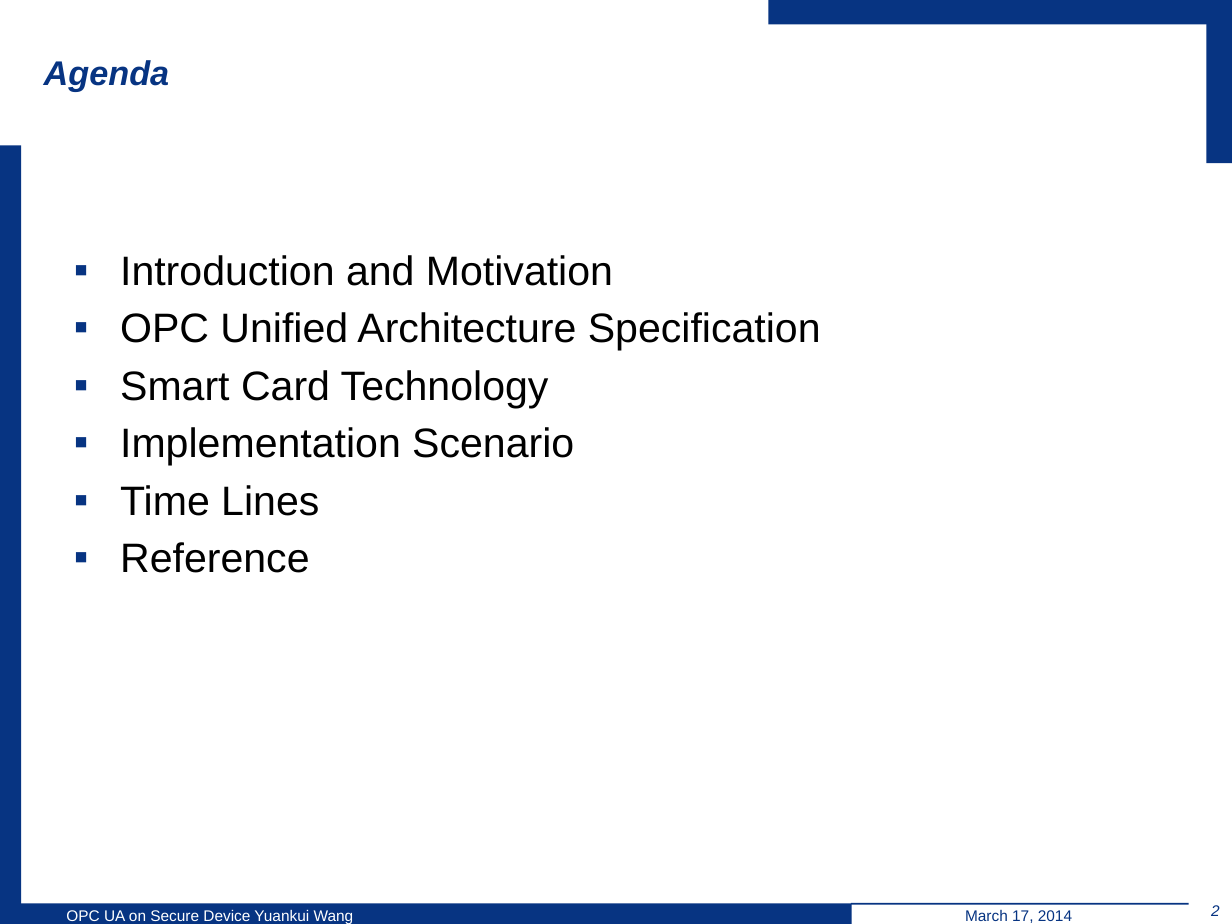
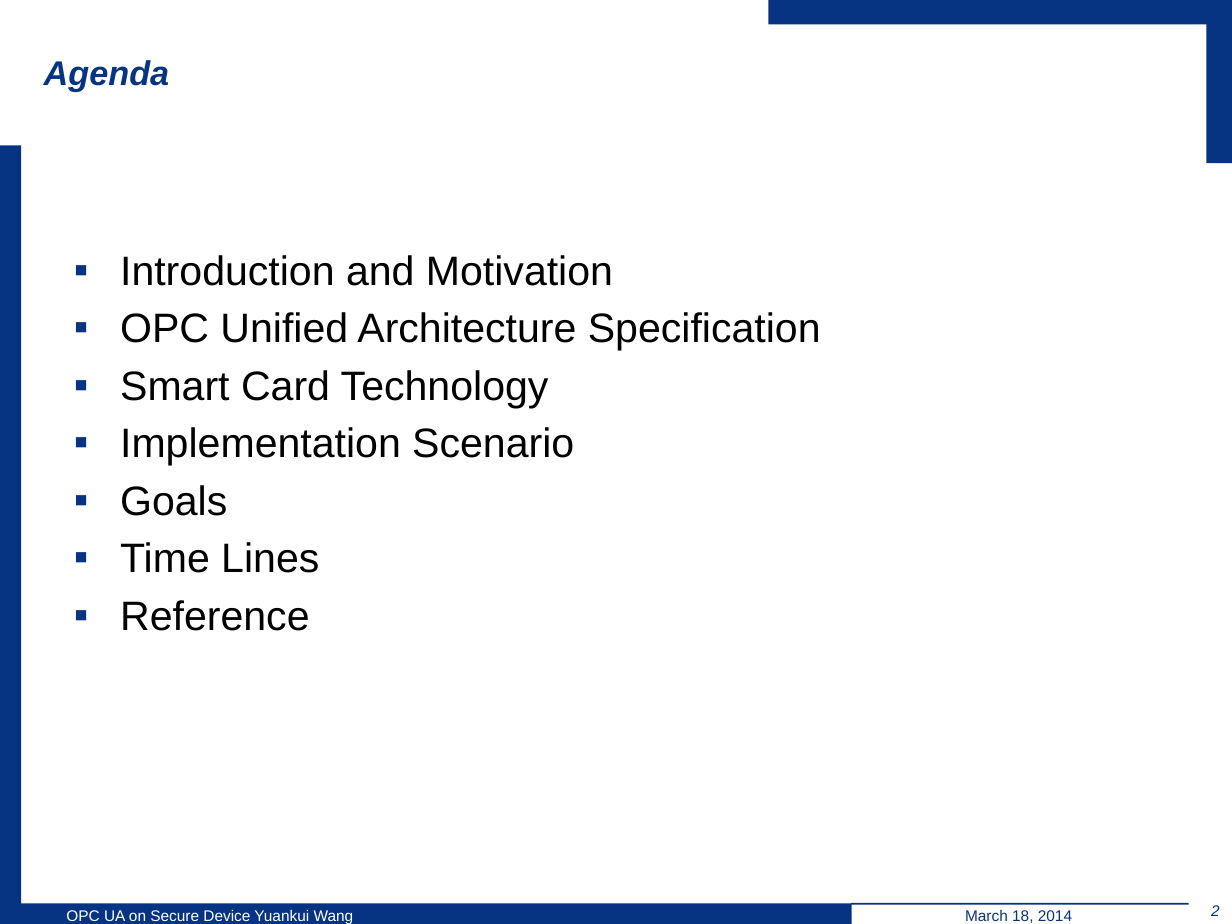
Before and after one commit to wsuetholz/opc-ua-wangyk-upb-morpho, a slide deck: slide 2 of ppt/Implementation Object Linking and Embedding for Processes Control.pptx. Drawn at 1232x924 pixels with LibreOffice and Linux fonts; fonts in the diff are those of the drawing; background and template pictures are left out. Boxes give left, top, right and bottom in pixels: in the first picture for what was removed or moved away, otherwise in the second. Text is boxed around its words. In the diff, an @@ line names an element or a change of style, - is before the commit and + after.

```diff
--- a/ppt/Implementation Object Linking and Embedding for Processes Control.pptx
+++ b/ppt/Implementation Object Linking and Embedding for Processes Control.pptx
@@ text at bbox=[120, 485, 227, 516]: paragraph added @@
+▪ Goals
@@ text at bbox=[965, 910, 1072, 923]: text changed @@
-March 17, 2014
+March 18, 2014
```
Also in this commit, not shown: 9 other slides changed, 1 slide added, 2 other files.
